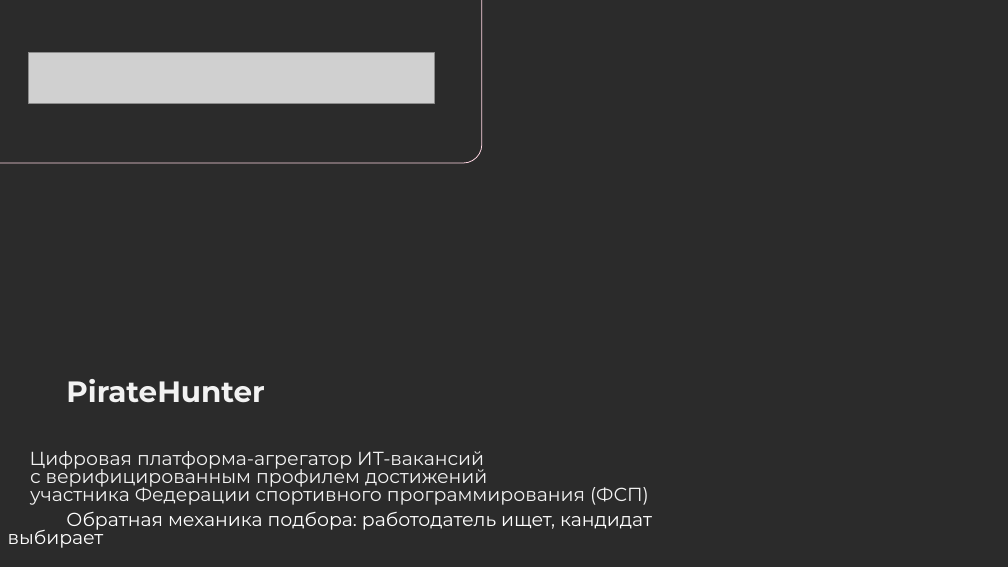
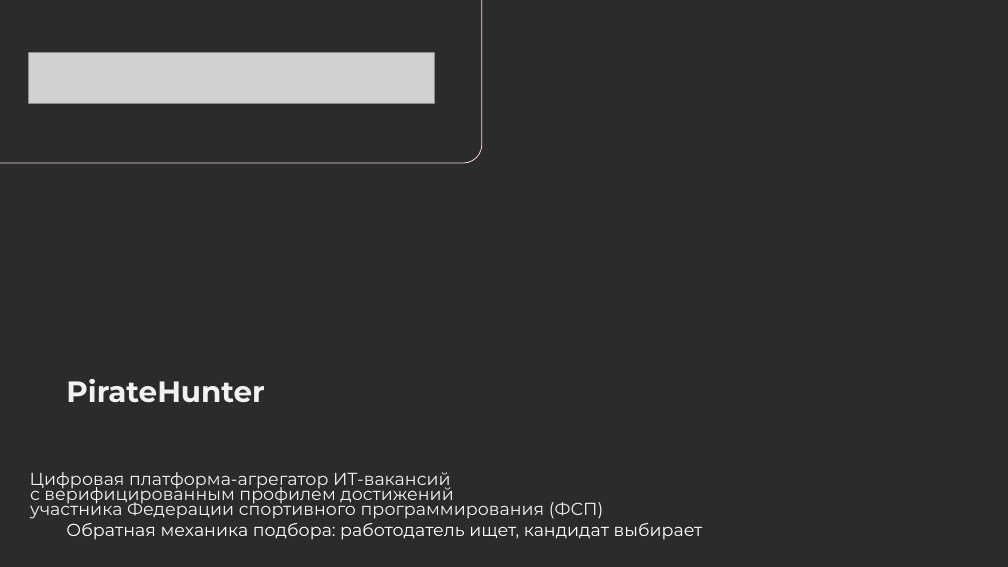
Before and after one commit to PirateThunder/piratehunter, a slide deck: slide 1 of deliverables/pitch/piratehunter-pitch.pptx. Drawn at 1008x567 pixels with LibreOffice and Linux fonts; fonts in the diff are those of the drawing; grey boxes stand for pictures; background and template pictures are left out; a plain dark background stands for a picture behind light text. Boxes give left, top, right and bottom in pixels: in the first picture for what was removed or moved away, otherwise in the second. Text is boxed around its words. In the diff, an @@ line names an element or a change of style, - is before the commit and + after.

```diff
--- a/deliverables/pitch/piratehunter-pitch.pptx
+++ b/deliverables/pitch/piratehunter-pitch.pptx
@@ text "Цифровая платформа-агрегатор ИТ-вакансий с верифицированным ..." at [30, 472, 703, 540]: size 18 to 16.6 pt; line spacing 0.8 to 0.7; less space between paragraphs @@
```
Also in this commit, not shown: 14 other slides changed, 4 other files.
